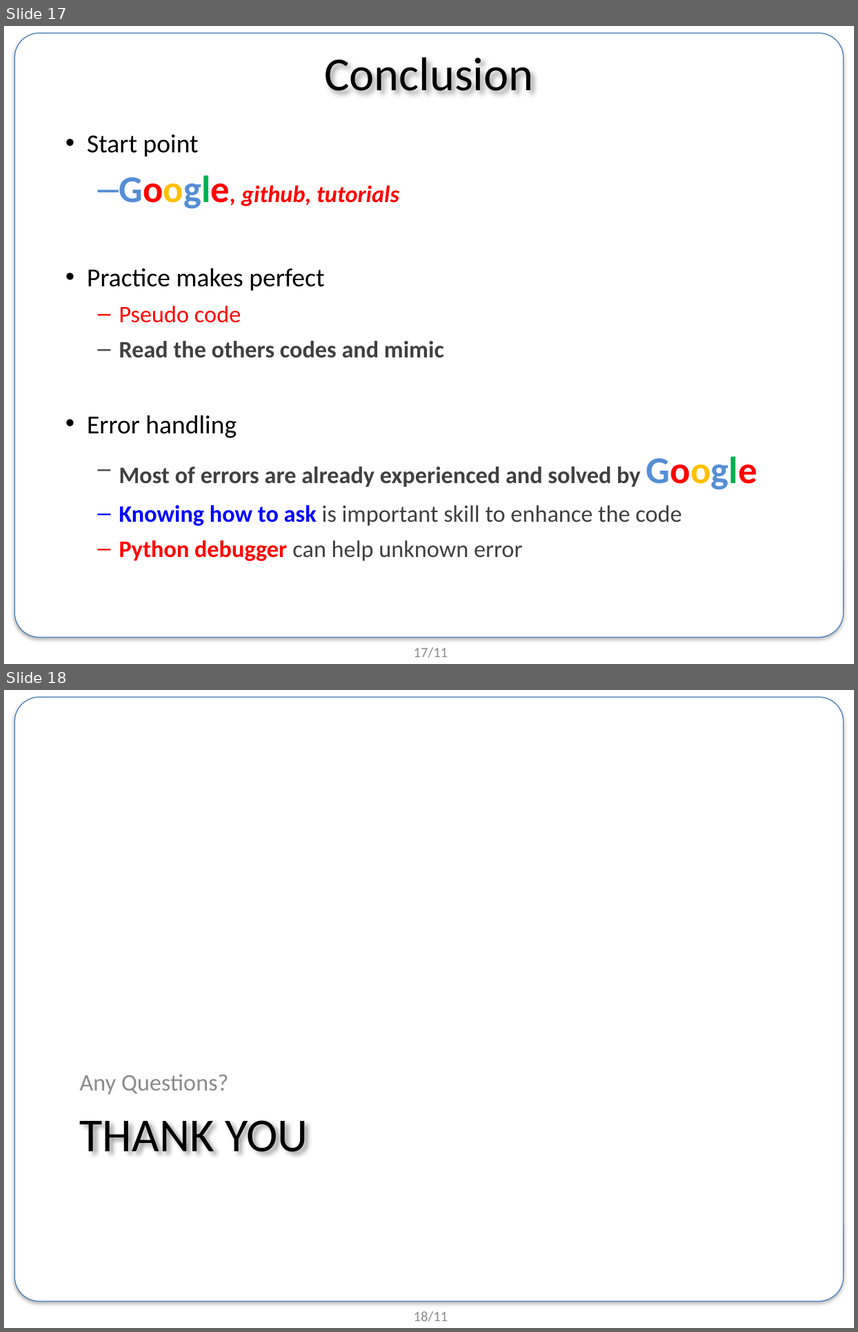
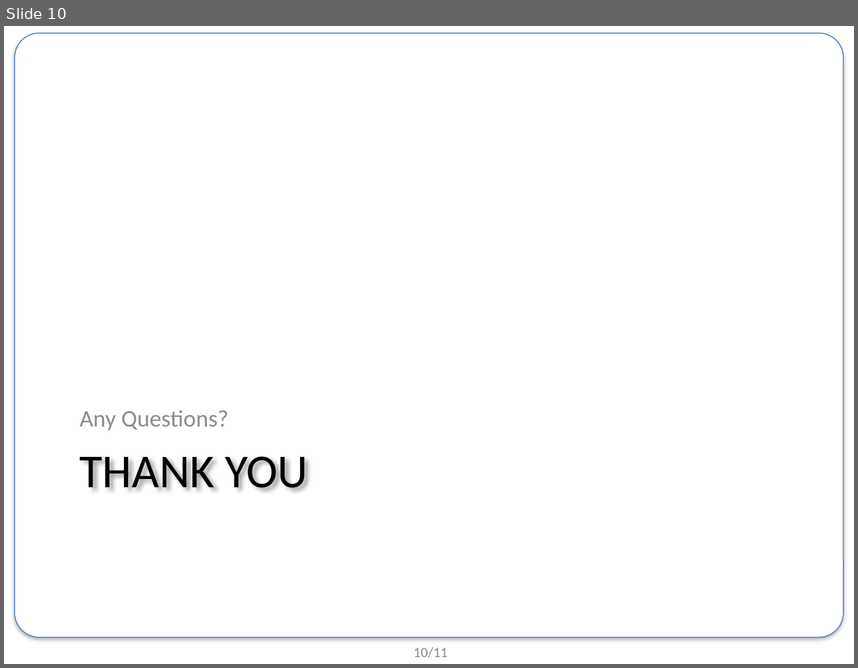
Before and after one commit to BongSangKim/UGRP, a slide deck: 0704 미팅/190704_UGRP_발표자료.pptx. Shown one above the other, each under a label of ours: slides 17 and 18 before the commit, slide 10 after it. The pictures are 858x1332 and 858x668 pixels, drawn with LibreOffice and Linux fonts; fonts in the diff are those of the drawing; background and template pictures are left out. Boxes give left, top, right and bottom in pixels: in the first picture for what was removed or moved away, otherwise in the second. Text is boxed around its words. In the diff, an @@ line names an element or a change of style, - is before the commit and + after.

```diff
--- a/0704 미팅/190704_UGRP_발표자료.pptx
+++ b/0704 미팅/190704_UGRP_발표자료.pptx
@@ slide 17 removed at [4, 26, 854, 664], background #FFFFFF; not listed: 2 template elements that a slide beside it also shows @@
@@ title removed at [324, 57, 533, 93] @@
-Conclusion
@@ text removed at [87, 134, 757, 561] @@
-• Start point
-  – Google, github, tutorials
-• Practice makes perfect
-  – Pseudo code
-  – Read the others codes and mimic
-• Error handling
-  – Most of errors are already experienced and solved by Google
-  – Knowing how to ask is important skill to enhance the code
-  – Python debugger can help unknown error
@@ what was slide 18 is now slide 10 @@
@@ page number at [414, 647, 448, 657]: text changed @@
-18/11
+10/11
```
Also in this commit, not shown: 1 slide changed, 7 slides added, 14 other slides removed, 1 other file.
